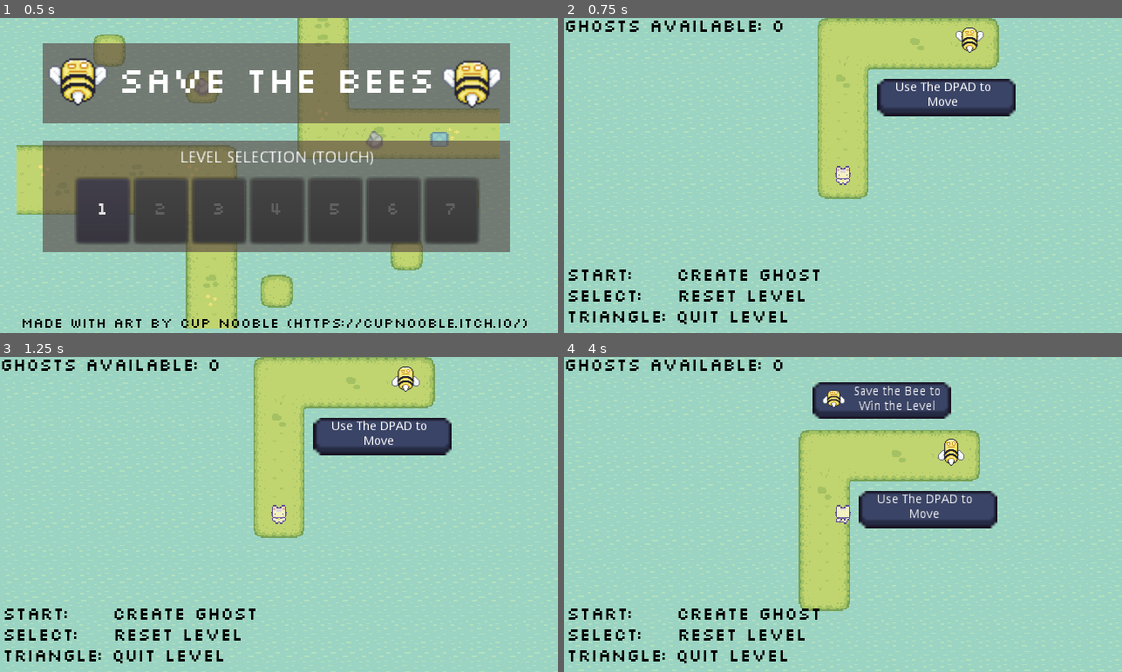
Above: before the commit, frames 1-4 (two rows, left to right).
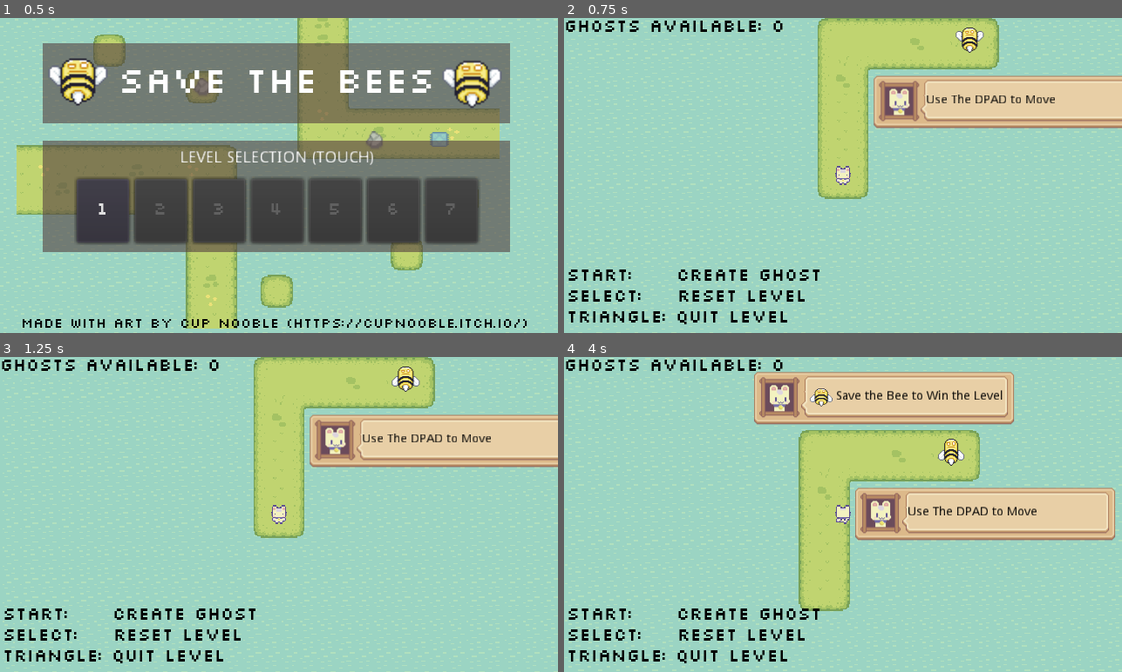
Above: after the commit, the same moments.

Repository: NathanKewley/godot_save_the_bees
Game: Godot game, scene res://scenes/Menu.tscn
Two runs of this game, one before a commit and one after it. Both use one fixed random seed, a clock stepped at 60 frames per second and the inputs below.
Inputs:
- Up to frame 1 (0.5 s): no input
- Up to frame 2 (0.75 s): click "1" at 0.5 s
- Up to frame 3 (1.25 s): no input
- Up to frame 4 (4 s): hold D (move_right) 1.28-2.03 s; hold S (move_down) 2.03-2.78 s; hold D (move_right) 2.78-3.53 s; hold W (move_up) from 3.53 s (still down)

Frame 1 is identical in both runs. In frame 2, 7.5% of the frame differs, in the area x 55-100%, y 18-36%; in frame 3, 7.5%; in frame 4, 16%, in the area x 34-99%, y 4-59%.

Commit message:
better looking tooltips

Diff:
--- a/scenes/levels/Level1.tscn
+++ b/scenes/levels/Level1.tscn
@@ -390,11 +390,11 @@
 [node name="GameSave" parent="." instance=ExtResource( 5 )]
 
 [node name="tooltip_movement" parent="." instance=ExtResource( 6 )]
-position = Vector2( 197, 137 )
+position = Vector2( 246, 141 )
 scale = Vector2( 0.75, 0.75 )
 
 [node name="tooltip_win" parent="." instance=ExtResource( 7 )]
-position = Vector2( 157, 43 )
+position = Vector2( 159, 41 )
 scale = Vector2( 0.75, 0.75 )
 
 [node name="HUD" parent="." instance=ExtResource( 8 )]
--- a/scenes/levels/Level2.tscn
+++ b/scenes/levels/Level2.tscn
@@ -461,11 +461,11 @@
 current = true
 
 [node name="tooltip_bridge" parent="." instance=ExtResource( 8 )]
-position = Vector2( 193, 64 )
+position = Vector2( 244, 58 )
 scale = Vector2( 0.75, 0.75 )
 
 [node name="tooltip_button" parent="." instance=ExtResource( 9 )]
-position = Vector2( 68, -64 )
+position = Vector2( 67, -69 )
 scale = Vector2( 0.75, 0.75 )
 
 [node name="HUD" parent="." instance=ExtResource( 12 )]
--- a/scenes/levels/Level3.tscn
+++ b/scenes/levels/Level3.tscn
@@ -510,7 +510,7 @@
 position = Vector2( 232, 232 )
 
 [node name="tooltip_ghost" parent="." instance=ExtResource( 9 )]
-position = Vector2( 160, 144 )
+position = Vector2( 190, 148 )
 scale = Vector2( 0.6, 0.6 )
 
 [node name="Player" parent="." instance=ExtResource( 3 )]
--- a/scenes/levels/Level4.tscn
+++ b/scenes/levels/Level4.tscn
@@ -536,7 +536,7 @@
 [node name="HUD" parent="." instance=ExtResource( 10 )]
 
 [node name="tooltip_multiple_ghosts" parent="." instance=ExtResource( 11 )]
-position = Vector2( 103, 104 )
+position = Vector2( 138, 107 )
 scale = Vector2( 0.75, 0.75 )
 
 [connection signal="level_complete" from="EndTeleport" to="GameSave" method="_on_EndTeleport_level_complete"]
--- a/scenes/levels/Level5.tscn
+++ b/scenes/levels/Level5.tscn
@@ -520,7 +520,7 @@
 position = Vector2( 49, 56 )
 
 [node name="tooltip_rock_time" parent="." instance=ExtResource( 13 )]
-position = Vector2( 55, -16 )
+position = Vector2( 66, 109 )
 scale = Vector2( 0.75, 0.75 )
 
 [node name="Player" parent="." instance=ExtResource( 3 )]
--- a/scenes/levels/Level6.tscn
+++ b/scenes/levels/Level6.tscn
@@ -523,7 +523,7 @@
 rotation = 1.5708
 
 [node name="tooltip_breaking_bridge" parent="." instance=ExtResource( 6 )]
-position = Vector2( 36, 22 )
+position = Vector2( 127, 107 )
 scale = Vector2( 0.75, 0.75 )
 
 [node name="ButtonBlue" parent="." instance=ExtResource( 9 )]
--- a/scenes/objects/tooltips/tooltip_breaking_bridge.tscn
+++ b/scenes/objects/tooltips/tooltip_breaking_bridge.tscn
@@ -10,14 +10,14 @@
 
 [node name="Sprite" type="Sprite" parent="."]
 position = Vector2( 60.5, 18 )
-scale = Vector2( 3.36957, 3.07143 )
 texture = ExtResource( 1 )
 
 [node name="Label" type="Label" parent="."]
-margin_left = -12.0
-margin_top = 2.0
-margin_right = 107.0
-margin_bottom = 33.0
-text = "Old briges are fragile,
-they break on crossing"
-align = 1
+margin_left = -26.0
+margin_top = -5.0
+margin_right = 202.0
+margin_bottom = 37.0
+custom_colors/font_color = Color( 0, 0, 0, 1 )
+text = "Old briges are fragile and break on
+crossing"
+valign = 1
--- a/scenes/objects/tooltips/tooltip_bridge.tscn
+++ b/scenes/objects/tooltips/tooltip_bridge.tscn
@@ -10,14 +10,13 @@
 
 [node name="Sprite" type="Sprite" parent="."]
 position = Vector2( 59, 18 )
-scale = Vector2( 3.45652, 3.07143 )
 texture = ExtResource( 1 )
 
 [node name="Label" type="Label" parent="."]
-margin_left = -12.0
-margin_top = 1.0
-margin_right = 127.0
-margin_bottom = 32.0
-text = "Find A way to raise
-the bridge"
-align = 1
+margin_left = -28.0
+margin_top = -4.0
+margin_right = 198.0
+margin_bottom = 37.0
+custom_colors/font_color = Color( 0, 0, 0, 1 )
+text = "Find A way to raise the bridge"
+valign = 1
--- a/scenes/objects/tooltips/tooltip_button.tscn
+++ b/scenes/objects/tooltips/tooltip_button.tscn
@@ -10,14 +10,13 @@
 
 [node name="Sprite" type="Sprite" parent="."]
 position = Vector2( 59, 18 )
-scale = Vector2( 3.45652, 3.07143 )
 texture = ExtResource( 1 )
 
 [node name="Label" type="Label" parent="."]
-margin_left = -12.0
-margin_top = 1.0
-margin_right = 127.0
-margin_bottom = 32.0
-text = "You can push stones
-onto buttons"
-align = 1
+margin_left = -26.0
+margin_top = -3.0
+margin_right = 198.0
+margin_bottom = 37.0
+custom_colors/font_color = Color( 0, 0, 0, 1 )
+text = "You can push stones onto buttons"
+valign = 1
--- a/scenes/objects/tooltips/tooltip_ghost.tscn
+++ b/scenes/objects/tooltips/tooltip_ghost.tscn
@@ -10,15 +10,14 @@
 
 [node name="Sprite" type="Sprite" parent="."]
 position = Vector2( 76.75, 35.25 )
-scale = Vector2( 4.22826, 5.53572 )
 texture = ExtResource( 1 )
 
 [node name="Label" type="Label" parent="."]
-margin_left = -15.0
-margin_top = 8.0
-margin_right = 175.0
-margin_bottom = 76.0
-text = "Press 'Start' to reset
-time and generate a ghost
-of your last moves"
-align = 1
+margin_left = -12.0
+margin_top = 13.0
+margin_right = 217.0
+margin_bottom = 54.0
+custom_colors/font_color = Color( 0, 0, 0, 1 )
+text = "Press 'Start' to reset time and
+generate a ghost of your last moves"
+valign = 1
--- a/scenes/objects/tooltips/tooltip_movement.tscn
+++ b/scenes/objects/tooltips/tooltip_movement.tscn
@@ -10,12 +10,13 @@
 
 [node name="Sprite" type="Sprite" parent="."]
 position = Vector2( 59, 18 )
-scale = Vector2( 3.45652, 3.07143 )
 texture = ExtResource( 1 )
 
 [node name="Label" type="Label" parent="."]
-margin_right = 40.0
-margin_bottom = 14.0
-text = "Use The DPAD to
-Move"
-align = 1
+margin_left = -30.0
+margin_top = -3.0
+margin_right = 197.0
+margin_bottom = 36.0
+custom_colors/font_color = Color( 0, 0, 0, 1 )
+text = "Use The DPAD to Move"
+valign = 1
--- a/scenes/objects/tooltips/tooltip_multipe_ghosts.tscn
+++ b/scenes/objects/tooltips/tooltip_multipe_ghosts.tscn
@@ -10,14 +10,14 @@
 
 [node name="Sprite" type="Sprite" parent="."]
 position = Vector2( 59, 18 )
-scale = Vector2( 3.45652, 3.07143 )
 texture = ExtResource( 1 )
 
 [node name="Label" type="Label" parent="."]
-margin_left = -14.0
-margin_top = 2.0
-margin_right = 134.0
-margin_bottom = 33.0
-text = "Some levels may allow
-more than 1 ghost"
-align = 1
+margin_left = -29.0
+margin_top = -4.0
+margin_right = 196.0
+margin_bottom = 36.0
+custom_colors/font_color = Color( 0, 0, 0, 1 )
+text = "Some levels may allow more than
+1 ghost"
+valign = 1
--- a/scenes/objects/tooltips/tooltip_reset.tscn
+++ b/scenes/objects/tooltips/tooltip_reset.tscn
@@ -10,14 +10,14 @@
 
 [node name="Sprite" type="Sprite" parent="."]
 position = Vector2( 59, 18 )
-scale = Vector2( 3.45652, 3.07143 )
 texture = ExtResource( 1 )
 
 [node name="Label" type="Label" parent="."]
-margin_left = -14.0
-margin_top = 2.0
-margin_right = 134.0
-margin_bottom = 33.0
-text = "If you get stuck you
-press 'Select` to reset"
-align = 1
+margin_left = -27.0
+margin_top = -3.0
+margin_right = 196.0
+margin_bottom = 37.0
+custom_colors/font_color = Color( 0, 0, 0, 1 )
+text = "If you get stuck you press 'Select`
+to reset the level"
+valign = 1
--- a/scenes/objects/tooltips/tooltip_rock_time.tscn
+++ b/scenes/objects/tooltips/tooltip_rock_time.tscn
@@ -10,14 +10,13 @@
 
 [node name="Sprite" type="Sprite" parent="."]
 position = Vector2( 47.75, 18 )
-scale = Vector2( 2.96739, 3.07143 )
 texture = ExtResource( 1 )
 
 [node name="Label" type="Label" parent="."]
-margin_left = -12.0
-margin_top = 2.0
-margin_right = 107.0
-margin_bottom = 33.0
-text = "Rocks do not reset
-with time"
-align = 1
+margin_left = -40.0
+margin_top = -4.0
+margin_right = 187.0
+margin_bottom = 35.0
+custom_colors/font_color = Color( 0, 0, 0, 1 )
+text = "Rocks do not reset with time"
+valign = 1
--- a/scenes/objects/tooltips/tooltip_win.tscn
+++ b/scenes/objects/tooltips/tooltip_win.tscn
@@ -49,20 +49,19 @@
 
 [node name="Sprite" type="Sprite" parent="."]
 position = Vector2( 59, 18 )
-scale = Vector2( 3.45652, 3.07143 )
 texture = ExtResource( 1 )
 
 [node name="Label" type="Label" parent="."]
-margin_left = 27.0
-margin_top = 1.0
-margin_right = 126.0
-margin_bottom = 32.0
-text = "Save the Bee to
-Win the Level"
-align = 1
+margin_left = 4.0
+margin_top = -4.0
+margin_right = 200.0
+margin_bottom = 36.0
+custom_colors/font_color = Color( 0, 0, 0, 1 )
+text = "Save the Bee to Win the Level"
+valign = 1
 
 [node name="AnimatedSprite" type="AnimatedSprite" parent="."]
-position = Vector2( 4, 15 )
+position = Vector2( -13, 16 )
 scale = Vector2( 0.75, 0.75 )
 frames = SubResource( 7 )
 animation = "idle"
Binary file changed: assets/gfx/tooltip.png
